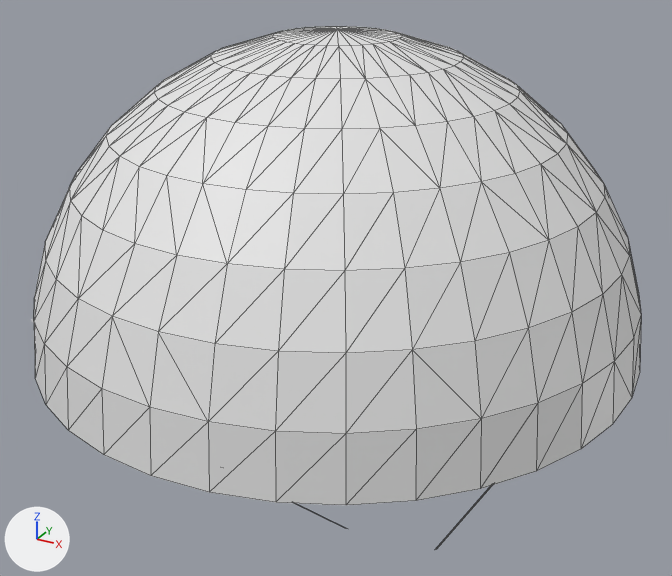
A saved change to the OBJ model DirectXGame/Resources/parachute/parachute.obj.
Before and after are seen from a camera (50 mm lens) standing at (1.39, -2.535, 1.414) and looking at (0.003, -0.013, 0.153). Lighting does not change. The marker at lower left points along +X, +Y and +Z. The first picture is the older version. Mesh edges are drawn as thin lines. Where no turn or scale is listed for an object, it has been applied to the vertices.
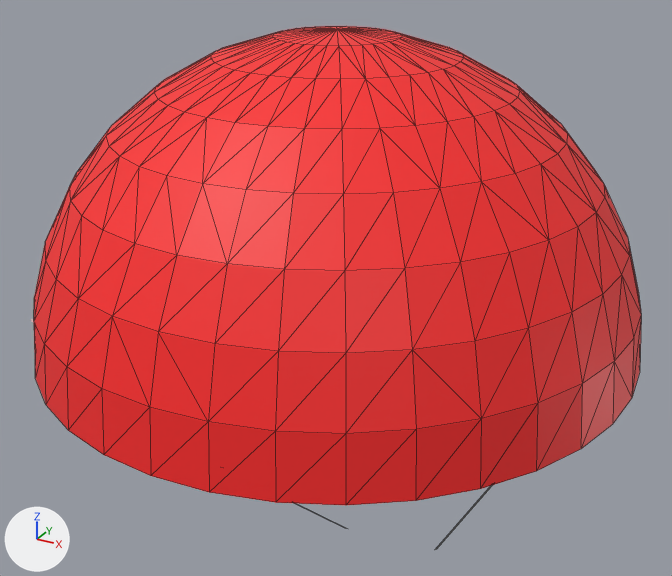
The change, as a diff of the scene's bpy script:
```diff
--- a/DirectXGame/Resources/parachute/parachute.obj.py
+++ b/DirectXGame/Resources/parachute/parachute.obj.py
@@ img_parachuteuvcolor_png @@
+img_parachuteuvcolor_png = load_image('parachuteUVColor.png', 'parachuteUVColor.png', 1024, 1024, 'sRGB')
@@ mat_material_001 @@
+mat_material_001 = principled_material('Material.001')
+mat_material_001.texture = img_parachuteuvcolor_png
@@ me_plane_001 @@
 me_plane_001.from_pydata(...)  # 4 vertices, 2 faces; spans x 0.475..0.893, y -0.392..-0.179, z -0.634..0.154
+me_plane_001.materials.append(mat_material_001)  # picture img_parachuteuvcolor_png
@@ me_sphere @@
 me_sphere.from_pydata(...)  # 289 vertices, 540 faces; spans x -1.0..1.0, y -1.0..1.0, z 0.0..1.0
+me_sphere.materials.append(mat_material_001)  # picture img_parachuteuvcolor_png
```

Pixel boxes [x1, y1, x2, y2] of what changed, in the pictures (672 x 576 px):
'Sphere', recoloured (white to red)
    both: [34, 26, 641, 505]
